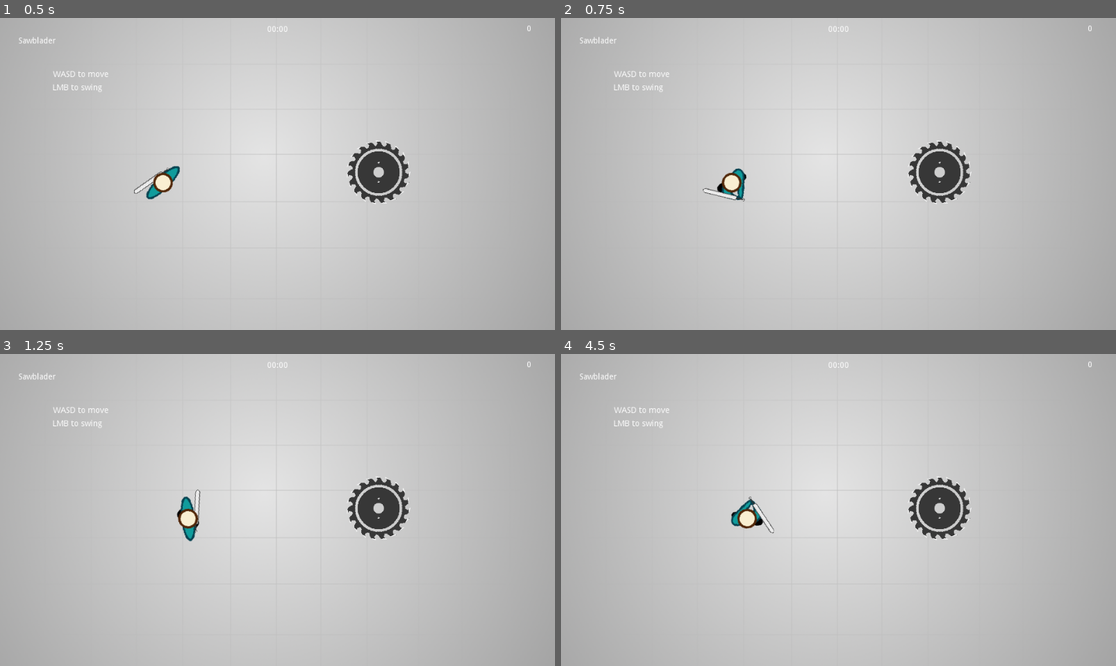
Above: before the commit, frames 1-4 (two rows, left to right).
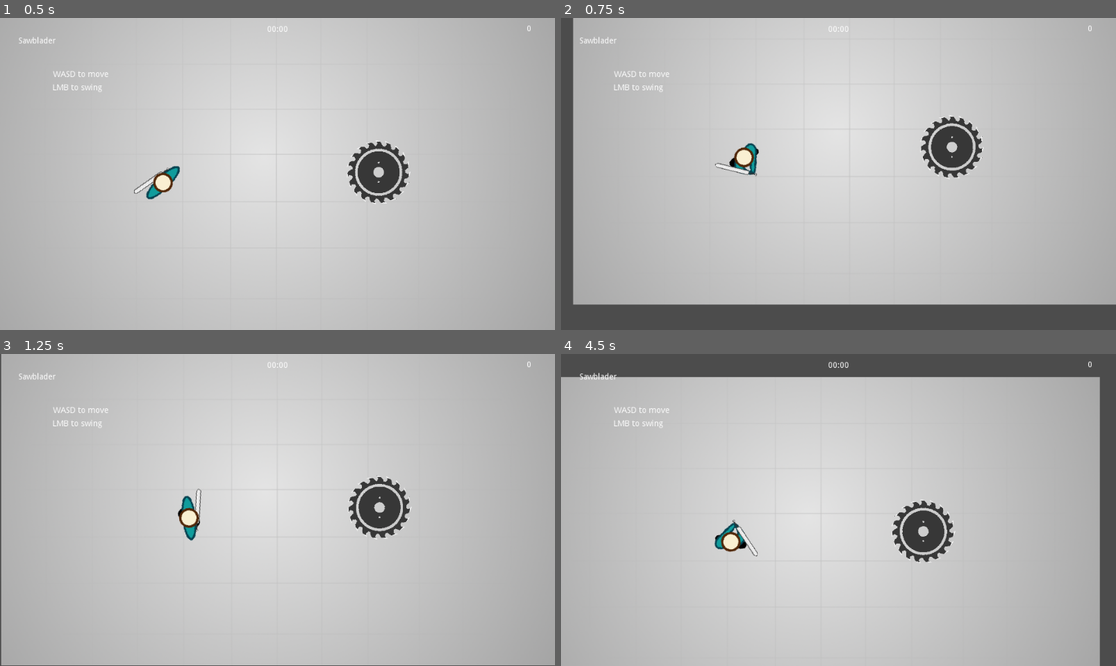
Above: after the commit, the same moments.

Repository: Zircon332/Sawblader
Game: Godot game, scene res://scenes/main.tscn
Two runs of this game, one before a commit and one after it. Both use one fixed random seed, a clock stepped at 60 frames per second and the inputs below.
Inputs (mouse positions are in pixels of both pictures, inside the frame that each line leads up to):
- Up to frame 1 (0.5 s): no input
- Up to frame 2 (0.75 s): tap Enter at 0.5 s; move the mouse to (960, 158) at 0.52 s; hold D (move_right) from 0.53 s (still down); click (960, 158) at 0.6 s
- Up to frame 3 (1.25 s): keep holding D (move_right)
- Up to frame 4 (4.5 s): move the mouse to (727, 525) at 1.27 s; release D (move_right) at 1.28 s; hold S (move_down) 1.28-2.03 s; click (727, 525) at 1.35 s; move the mouse to (894, 441) at 2.02 s; hold D (move_right) 2.03-2.78 s; click (894, 441) at 2.1 s; move the mouse to (810, 572) at 2.77 s; hold W (move_up) 2.78-3.53 s; click (810, 572) at 2.85 s; move the mouse to (1005, 556) at 3.52 s; hold A (move_left) from 3.53 s (still down); click (1005, 556) at 3.6 s; move the mouse to (672, 463) at 4.27 s; click (672, 463) at 4.35 s

Frame 1 is identical in both runs. In frame 2, 13% of the frame differs, in the area x 0-100%, y 0-100%; in frame 3, 1.2%; in frame 4, 13%.

Commit message:
connect various events to camera shake

Diff:
--- a/entities/saw/saw.gd
+++ b/entities/saw/saw.gd
@@ -1,5 +1,7 @@
 extends KinematicBody2D
 
+
+signal bounced
 
 var _friction = 0.01
 
@@ -32,10 +34,11 @@
 		var collision = get_slide_collision(0)
 		if collision != null:
 			velocity = velocity.bounce(collision.normal)
+			emit_signal("bounced")
 
 
 func hit(strength, angle):
-	velocity = Vector2.UP.rotated(angle) * strength * 10
+	velocity = Vector2.UP.rotated(angle) * strength
 	_kill_streak = 0
 	world.start_game()
 
--- a/entities/slime/slime.gd
+++ b/entities/slime/slime.gd
@@ -1,5 +1,7 @@
 extends Area2D
 
+
+signal dead
 
 const BloodParticles = preload("res://particles/blood.tscn")
 
@@ -42,6 +44,7 @@
 	blood.global_position = global_position
 	blood.rotation = dir.angle()
 	world.add_child(blood)
+	emit_signal("dead")
 	queue_free()
 
 
--- a/scenes/main.gd
+++ b/scenes/main.gd
@@ -4,6 +4,7 @@
 enum GAME_STATES {START, PLAY, END}
 
 onready var spawner = $Spawner
+onready var _camera = $ShakableCamera
 
 var game_state = GAME_STATES.START
 var time_elapsed = 0
@@ -39,5 +40,22 @@
 
 
 func _on_Player_dead():
+	_camera.shake(50)
 	game_state = GAME_STATES.END
 	$UI/EndScreen.visible = true
+
+
+func _on_Player_swung(strength):
+	_camera.shake(min(strength, 100))
+
+
+func _on_Saw_bounced():
+	_camera.shake(5)
+
+
+func _on_Spawner_spawned(entity):
+	entity.connect("dead", self, "_on_Slime_dead")
+
+
+func _on_Slime_dead():
+	_camera.shake(3)
--- a/scenes/main.tscn
+++ b/scenes/main.tscn
@@ -145,4 +145,7 @@
 current = true
 script = ExtResource( 9 )
 
+[connection signal="spawned" from="Spawner" to="." method="_on_Spawner_spawned"]
 [connection signal="dead" from="Player" to="." method="_on_Player_dead"]
+[connection signal="swung" from="Player" to="." method="_on_Player_swung"]
+[connection signal="bounced" from="Saw" to="." method="_on_Saw_bounced"]
--- a/spawner/spawner.gd
+++ b/spawner/spawner.gd
@@ -1,5 +1,7 @@
 extends Path2D
 
+
+signal spawned(entity)
 
 const entityScene := preload("res://entities/slime/slime.tscn")
 
@@ -23,6 +25,7 @@
 	entity.global_position = pos
 	context.add_child(entity)
 	entity.spawn()
+	emit_signal("spawned", entity)
 
 
 func _offset_position(pos: Vector2) -> Vector2:
